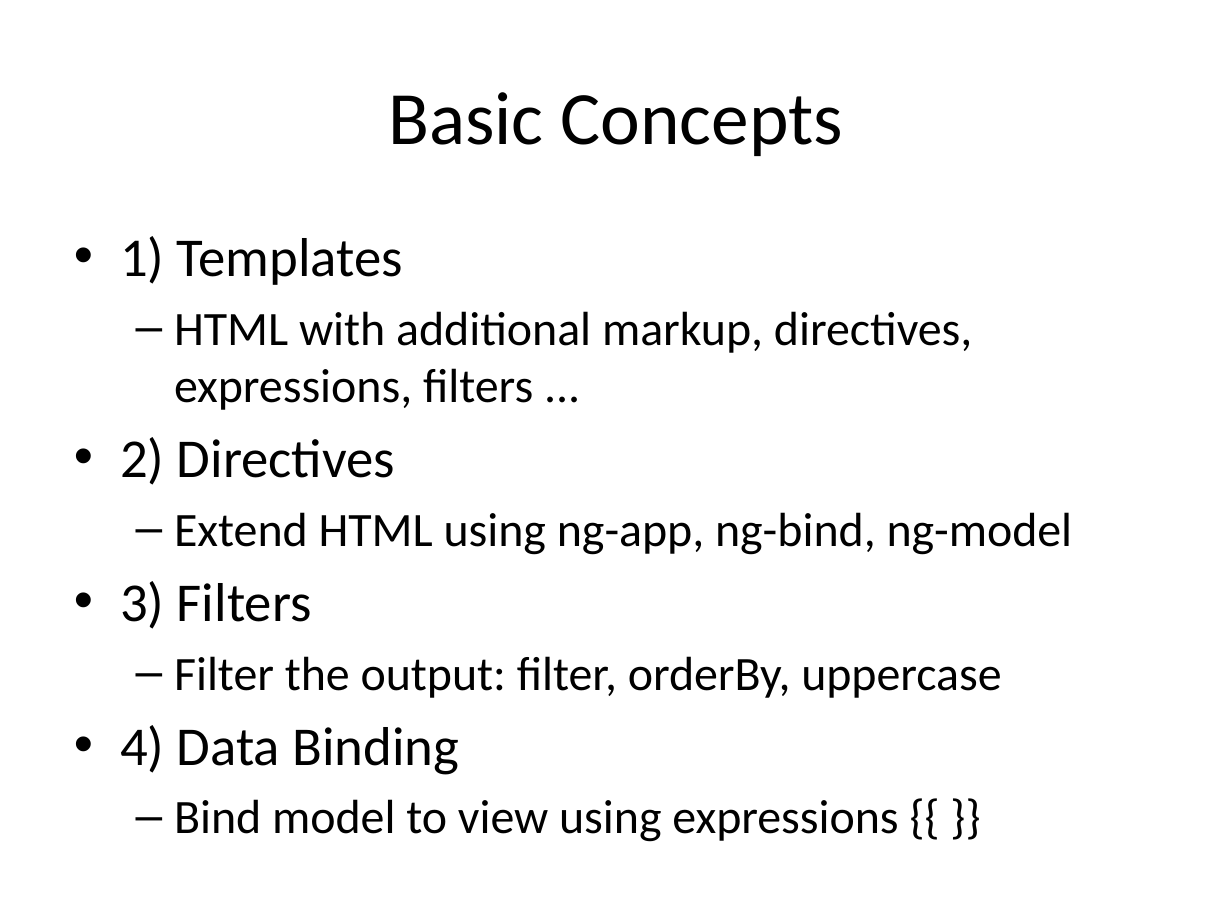
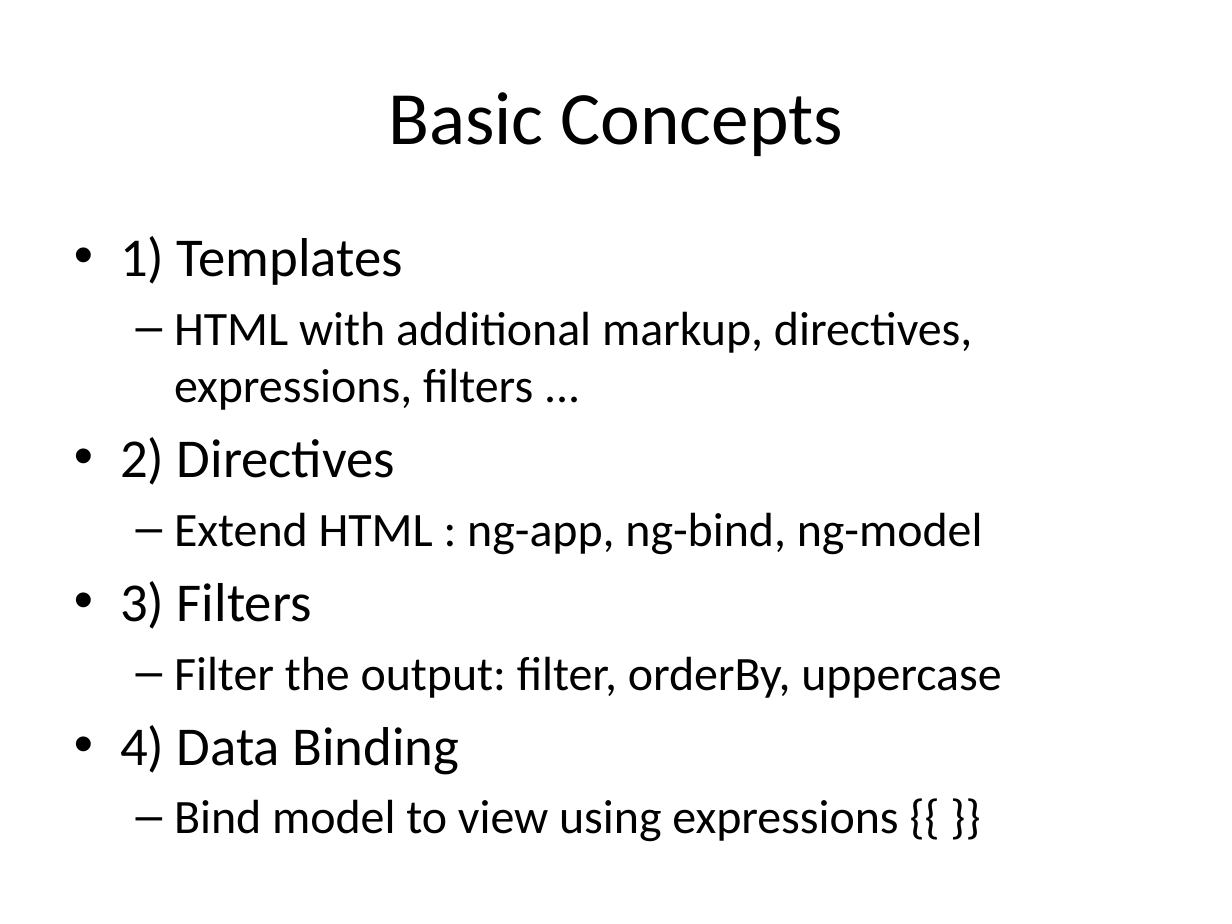
Before and after one commit to kirankasa/angularjs-samples, a slide deck: slide 9 of Angularjs.pptx. Drawn at 1232x924 pixels with LibreOffice and Linux fonts; fonts in the diff are those of the drawing. Boxes give left, top, right and bottom in pixels: in the first picture for what was removed or moved away, otherwise in the second. Text is boxed around its words. In the diff, an @@ line names an element or a change of style, - is before the commit and + after.

```diff
--- a/Angularjs.pptx
+++ b/Angularjs.pptx
@@ text at bbox=[174, 512, 983, 555]: text changed @@
-  – Extend HTML using ng-app, ng-bind, ng-model
+  – Extend HTML : ng-app, ng-bind, ng-model
```
Also in this commit, not shown: 4 other slides changed, 1 slide added, 3 other files.
